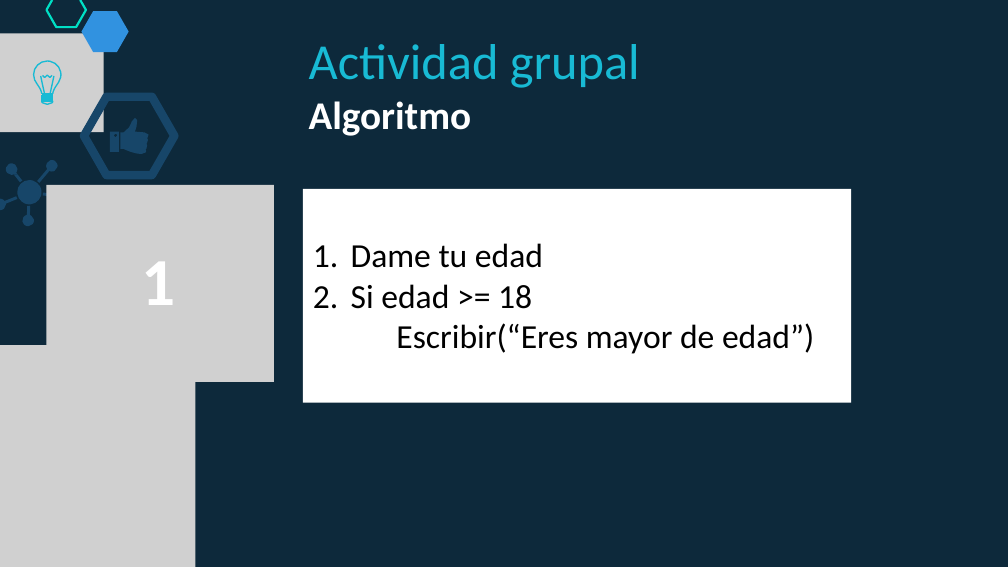
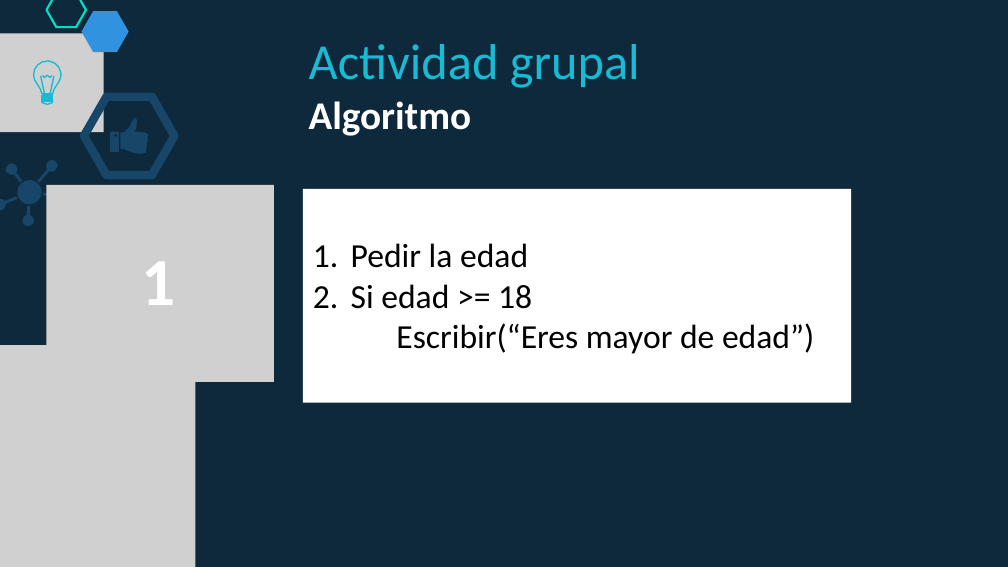
Before and after one commit to lizetheP/PensamientoC, a slide deck: slide 8 of calendario/documentos/4_Condicionales.pptx (slide 9 before the commit). Drawn at 1008x567 pixels with LibreOffice and Linux fonts; fonts in the diff are those of the drawing; grey boxes stand for pictures. Boxes give left, top, right and bottom in pixels: in the first picture for what was removed or moved away, otherwise in the second. Text is boxed around its words. In the diff, an @@ line names an element or a change of style, - is before the commit and + after.

```diff
--- a/calendario/documentos/4_Condicionales.pptx
+++ b/calendario/documentos/4_Condicionales.pptx
@@ text in rectangle at (351, 243, 528, 268): text changed @@
-1. Dame tu edad
+1. Pedir la edad
```
Also in this commit, not shown: 6 other slides changed, 1 slide removed, 5 other files.
